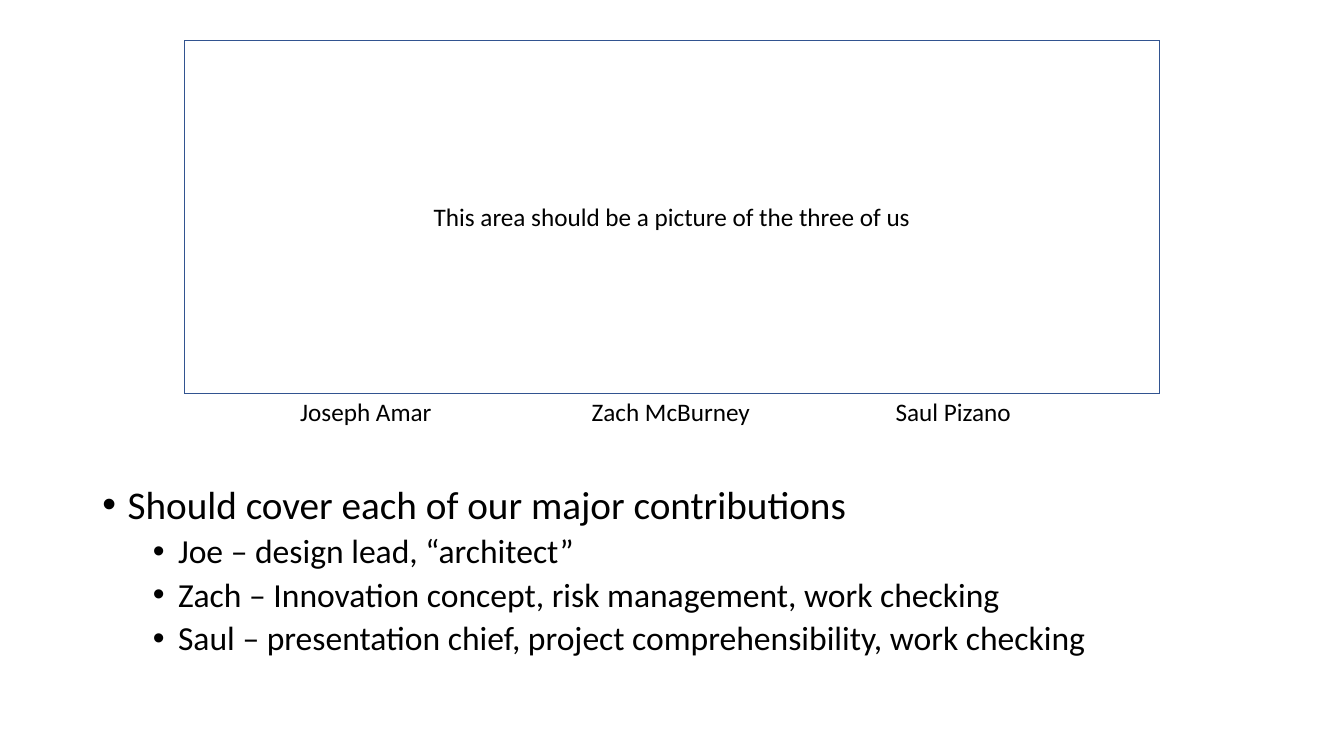
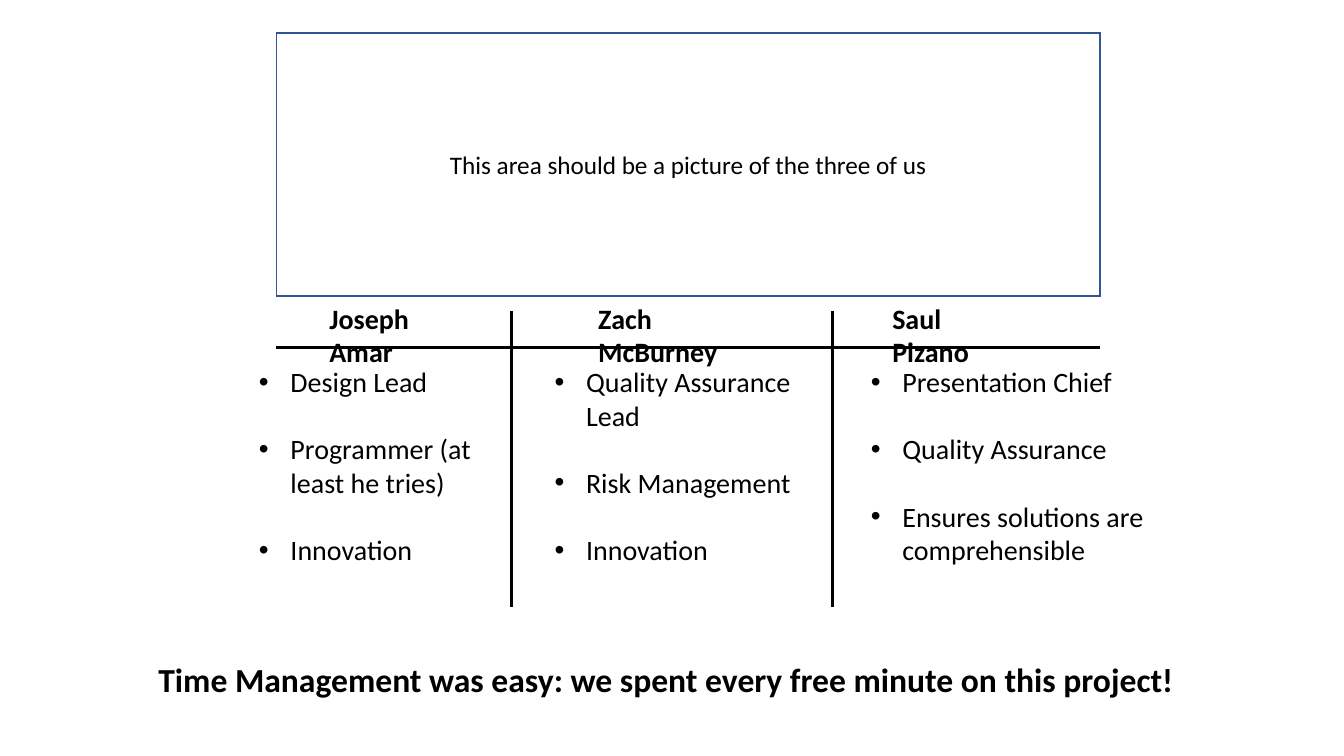
Before and after one commit to jamar1391/hello-world, a slide deck: slide 2 of dev/fluor/The AquaDucks/The AquaDucks Presentation.pptx. Drawn at 1344x756 pixels with LibreOffice and Linux fonts; fonts in the diff are those of the drawing. Boxes give left, top, right and bottom in pixels: in the first picture for what was removed or moved away, otherwise in the second. Text is boxed around its words. In the diff, an @@ line names an element or a change of style, - is before the commit and + after.

Commit message:
more work on presentation

```diff
--- a/dev/fluor/The AquaDucks/The AquaDucks Presentation.pptx
+++ b/dev/fluor/The AquaDucks/The AquaDucks Presentation.pptx
@@ rectangle "This area should be a ...": place and size @@
-rectangle "This area should be a ..." at [185, 40, 1160, 393]
+rectangle "This area should be a ..." at [276, 33, 1100, 296]
@@ size 18 to 20 pt, bold on in 3 elements at [598, 309, 717, 367], [892, 309, 969, 363], [329, 309, 409, 362] @@
@@ text "Joseph Amar": place and size @@
-text "Joseph Amar" at [300, 403, 432, 425]
+text "Joseph Amar" at [329, 309, 409, 362]
@@ text "Zach McBurney": place and size @@
-text "Zach McBurney" at [592, 403, 750, 425]
+text "Zach McBurney" at [598, 309, 717, 367]
@@ text "Saul Pizano": place and size @@
-text "Saul Pizano" at [896, 403, 1011, 422]
+text "Saul Pizano" at [892, 309, 969, 363]
@@ line added from (511, 312) to (511, 607), #000000 2.25 pt @@
@@ line added from (833, 312) to (833, 607), #000000 2.25 pt @@
@@ line added from (276, 348) to (1100, 348), #000000 2.25 pt @@
@@ text added at [290, 372, 471, 561], 20 pt, text #000000 @@
+• Design Lead
+• Programmer (at least he tries)
+• Innovation
@@ text added at [586, 372, 791, 561], 20 pt, text #000000 @@
+• Quality Assurance Lead
+• Risk Management
+• Innovation
@@ text added at [902, 372, 1143, 565], 20 pt, text #000000 @@
+• Presentation Chief
+• Quality Assurance
+• Ensures solutions are comprehensible
@@ text removed at [128, 491, 1085, 656] @@
-• Should cover each of our major contributions
-  • Joe – design lead, “architect”
-  • Zach – Innovation concept, risk management, work checking
-  • Saul – presentation chief, project comprehensibility, work checking
@@ text added at [158, 668, 1173, 698], 24 pt, text #000000, bold @@
+Time Management was easy: we spent every free minute on this project!
```
Also in this commit, not shown: 4 other slides changed, 11 slides added, 3 slides removed, 7 other files.
